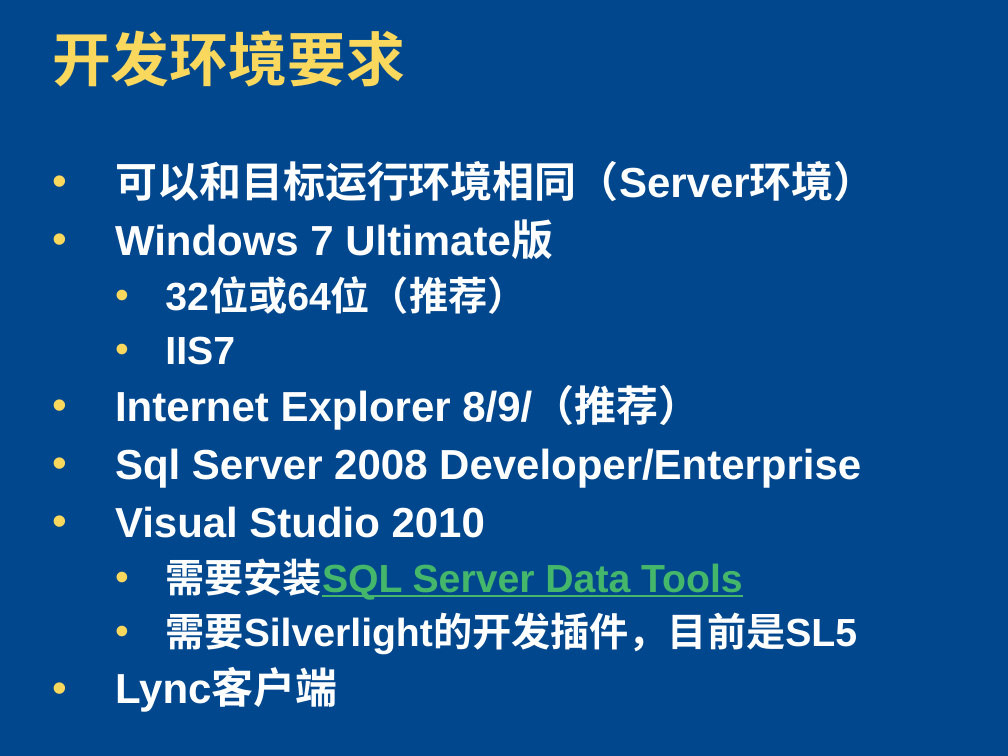
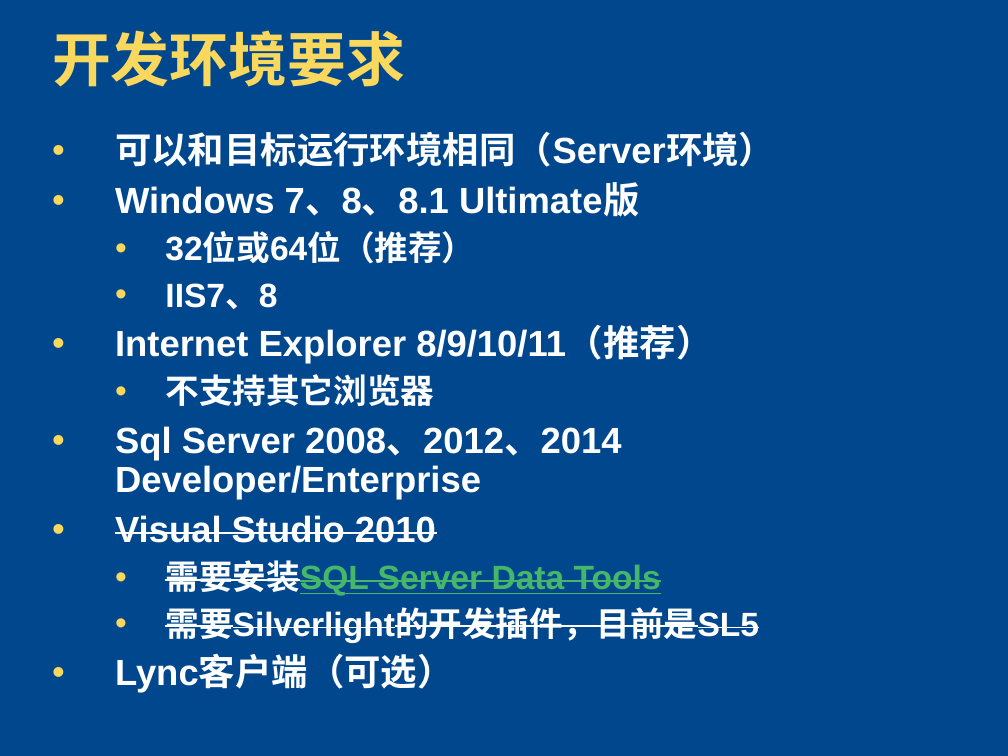
Before and after one commit to zhshen/AK47Documents, a slide deck: slide 4 of 平台开发培训/01-MCS.Framework Dev-Environment.pptx. Drawn at 1008x756 pixels with LibreOffice and Linux fonts; fonts in the diff are those of the drawing; background and template pictures are left out. Boxes give left, top, right and bottom in pixels: in the first picture for what was removed or moved away, otherwise in the second. Text is boxed around its words. In the diff, an @@ line names an element or a change of style, - is before the commit and + after.

```diff
--- a/平台开发培训/01-MCS.Framework Dev-Environment.pptx
+++ b/平台开发培训/01-MCS.Framework Dev-Environment.pptx
@@ text "可以和目标运行环境相同（Server环境）": place and size @@
-text "可以和目标运行环境相同（Server环境）" at bbox=[115, 161, 876, 712]
+text "可以和目标运行环境相同（Server环境）" at bbox=[115, 132, 775, 693]
@@ text at bbox=[115, 132, 775, 643]: size 30 to 26 pt in "可以和目标运行环境相同（Server环境）", "Visual Studio 2010"; size 28 to 24 pt in "32位或64位（推荐）", "需要安装SQL Server Data Tools", "需要Silverlight的开发插件，目前是SL5"; strikethrough on in "Visual Studio 2010", "需要安装SQL Server Data Tools", "需要Silverlight的开发插件，目前是SL5"; less space between paragraphs @@
@@ text at bbox=[115, 185, 639, 217]: text changed; size 30 to 26 pt @@
-• Windows 7 Ultimate版
+• Windows 7、8、8.1 Ultimate版
@@ text at bbox=[115, 328, 712, 500]: text changed; size 30 to 26 pt @@
-  • IIS7
-• Internet Explorer 8/9/（推荐）
-• Sql Server 2008 Developer/Enterprise
+  • IIS7、8
+• Internet Explorer 8/9/10/11（推荐）
+  • 不支持其它浏览器
+• Sql Server 2008、2012、2014 Developer/Enterprise
@@ text at bbox=[115, 657, 454, 693]: text changed; size 30 to 26 pt @@
-• Lync客户端
+• Lync客户端（可选）
```
Also in this commit, not shown: 8 other slides changed, 8 slides added.
